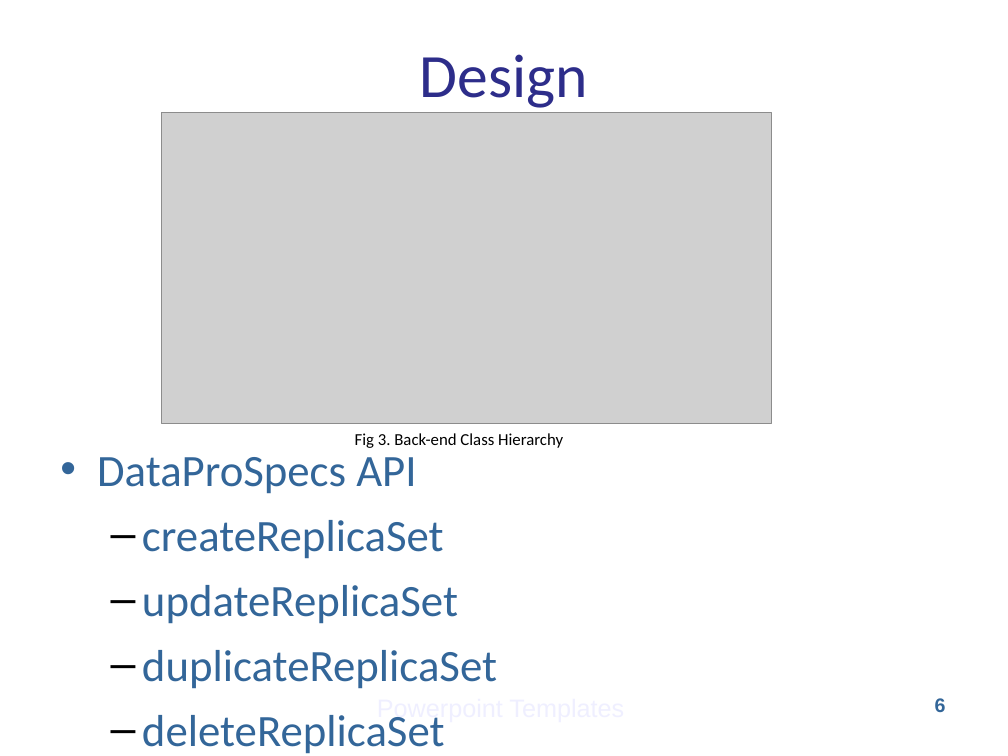
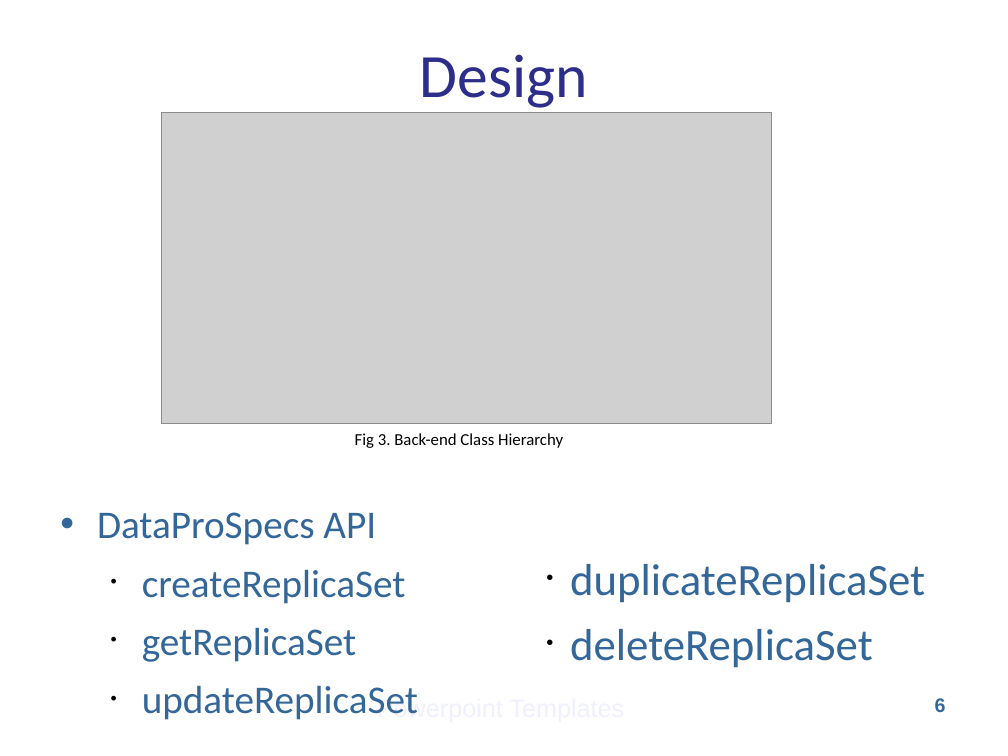
Before and after one commit to sharmalab/MEDIator, a slide deck: slide 6 of documentation/presentations/data replication and synchronization tool.ppt. Drawn at 1008x756 pixels with LibreOffice and Linux fonts; fonts in the diff are those of the drawing; grey boxes stand for pictures; background and template pictures are left out. Boxes give left, top, right and bottom in pixels: in the first picture for what was removed or moved away, otherwise in the second. Text is boxed around its words. In the diff, an @@ line names an element or a change of style, - is before the commit and + after.

```diff
--- a/documentation/presentations/data replication and synchronization tool.ppt
+++ b/documentation/presentations/data replication and synchronization tool.ppt
@@ text at (97,512,418,720): size 32 to 28 pt in "DataProSpecs API", "createReplicaSet", "updateReplicaSet"; indent changed; bullet – to • @@
@@ text added at (570,564,925,668), 32 pt, text #336699 @@
+• duplicateReplicaSet
+• deleteReplicaSet
@@ text at (142,627,356,662): paragraph added @@
+  • getReplicaSet
@@ text at (142,650,497,754): paragraphs removed @@
-  – duplicateReplicaSet
-  – deleteReplicaSet
```
Also in this commit, not shown: 6 other slides changed, 3 other files.
